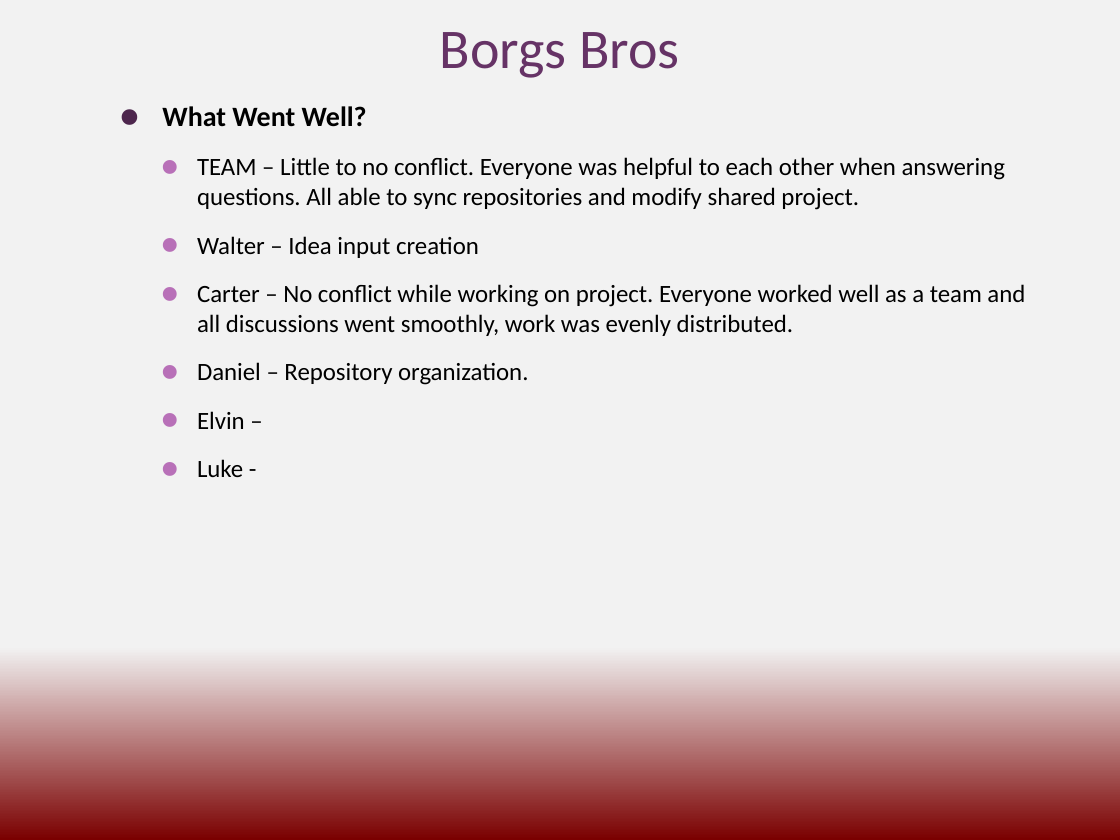
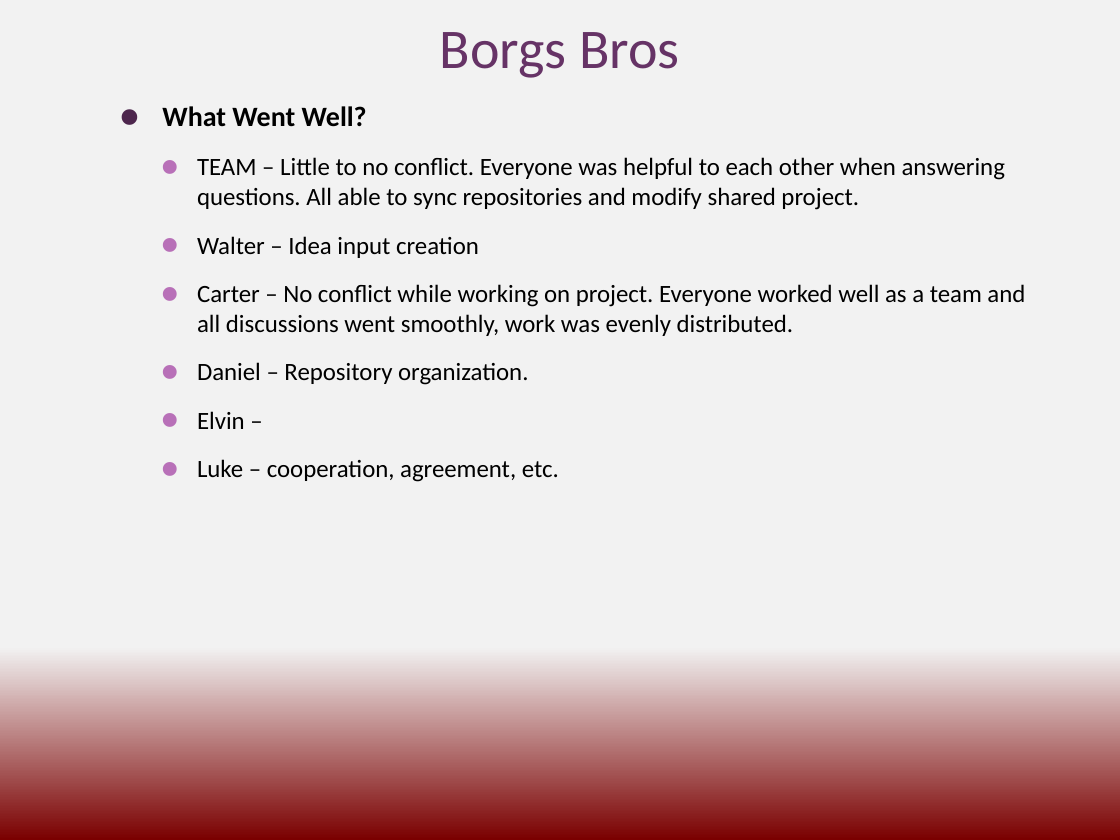
Before and after one commit to waltergarciaguirre/JepTesting, a slide deck: slide 1 of docs/Borgs_Retrospective.pptx. Drawn at 1120x840 pixels with LibreOffice and Linux fonts; fonts in the diff are those of the drawing. Boxes give left, top, right and bottom in pixels: in the first picture for what was removed or moved away, otherwise in the second. Text is boxed around its words. In the diff, an @@ line names an element or a change of style, - is before the commit and + after.

```diff
--- a/docs/Borgs_Retrospective.pptx
+++ b/docs/Borgs_Retrospective.pptx
@@ text at [197,459,559,482]: text changed @@
-    ⚫ Luke -
+    ⚫ Luke – cooperation, agreement, etc.
```
Also in this commit, not shown: 1 other slide changed.
